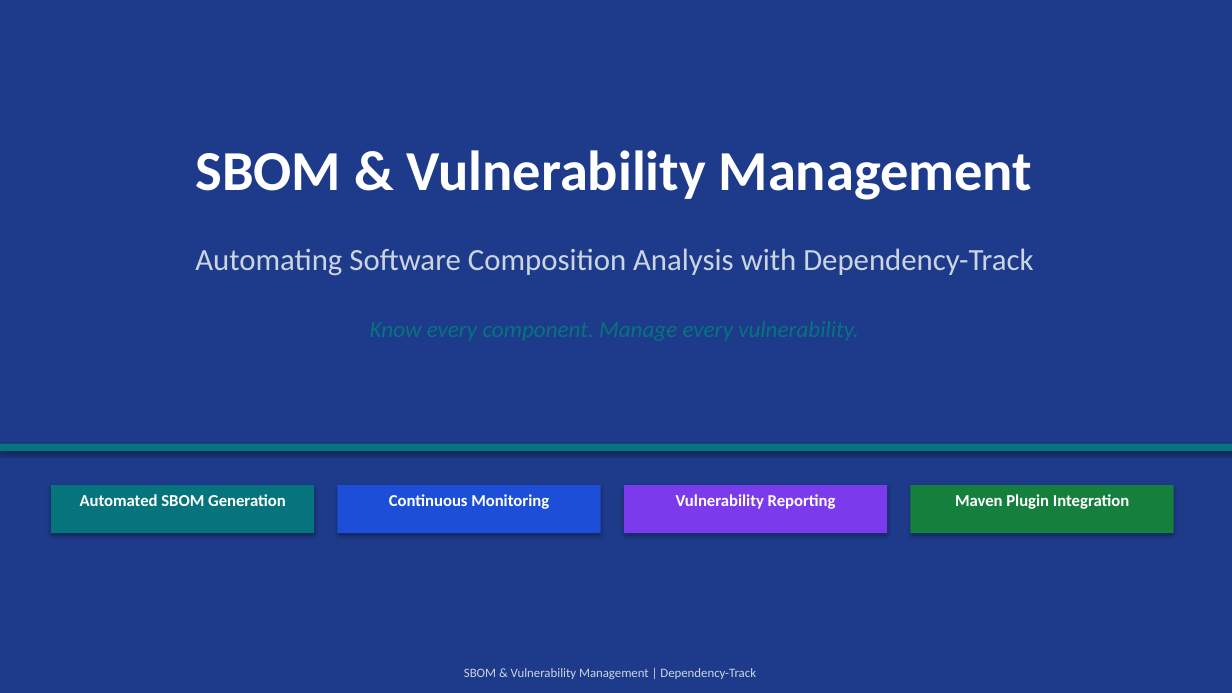
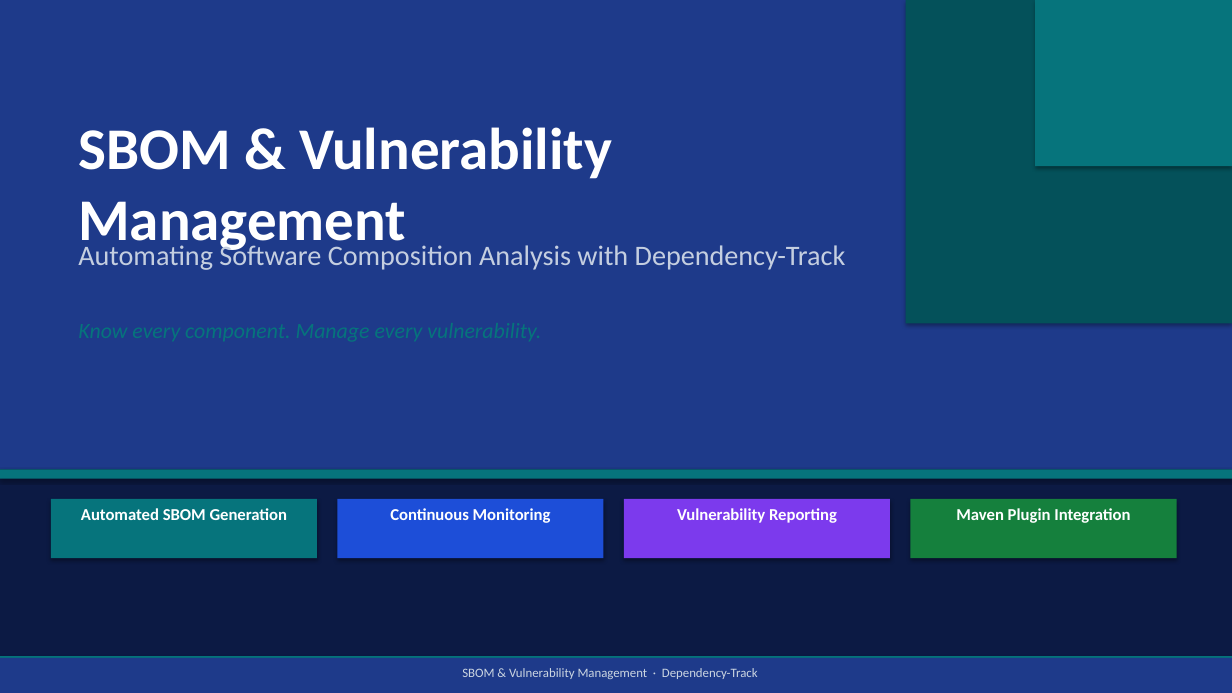
Before and after one commit to duncanlester/sbom-uploader, a slide deck: slide 1 of output/SBOM_DependencyTrack_Presentation.pptx. Drawn at 1232x693 pixels with LibreOffice and Linux fonts; fonts in the diff are those of the drawing. Boxes give left, top, right and bottom in pixels: in the first picture for what was removed or moved away, otherwise in the second. Text is boxed around its words. In the diff, an @@ line names an element or a change of style, - is before the commit and + after.

```diff
--- a/output/SBOM_DependencyTrack_Presentation.pptx
+++ b/output/SBOM_DependencyTrack_Presentation.pptx
@@ rectangle: place and size @@
-rectangle at <box>0,0,1232,693</box>
+rectangle at <box>0,0,1232,470</box>
@@ rectangle added at <box>0,0,1232,693</box>, fill #0C1A44 @@
@@ rectangle added at <box>906,0,1232,323</box>, fill #04515A @@
@@ rectangle added at <box>1035,0,1232,166</box>, fill #06747C @@
@@ text "SBOM & Vulnerability Management": place and size @@
-text "SBOM & Vulnerability Management" at <box>195,150,1033,200</box>
+text "SBOM & Vulnerability Management" at <box>78,127,612,254</box>
@@ text "SBOM & Vulnerability Management" at <box>78,127,612,254</box>: size 44 to 46 pt; alignment centre to left @@
@@ text "Automating Software Composition Analysis with ..." at <box>78,242,846,270</box>: size 24 to 22 pt, text colour #CBD5E1 to #C4CEE0; alignment centre to left @@
@@ rectangle: place and size @@
-rectangle at <box>0,444,1232,451</box>
+rectangle at <box>0,470,1232,479</box>
@@ text "Automated SBOM Generation": place and size @@
-text "Automated SBOM Generation" at <box>80,494,286,506</box>
+text "Automated SBOM Generation" at <box>81,508,288,520</box>
@@ rectangle: place and size @@
-rectangle at <box>51,485,314,533</box>
+rectangle at <box>51,499,317,558</box>
@@ text "Continuous Monitoring": place and size @@
-text "Continuous Monitoring" at <box>389,494,549,509</box>
+text "Continuous Monitoring" at <box>390,508,551,523</box>
@@ rectangle: place and size @@
-rectangle at <box>337,485,601,533</box>
+rectangle at <box>337,499,604,558</box>
@@ text "Vulnerability Reporting": place and size @@
-text "Vulnerability Reporting" at <box>676,494,836,509</box>
+text "Vulnerability Reporting" at <box>677,508,837,523</box>
@@ rectangle: place and size @@
-rectangle at <box>624,485,887,533</box>
+rectangle at <box>624,499,890,558</box>
@@ text "Maven Plugin Integration": place and size @@
-text "Maven Plugin Integration" at <box>955,494,1129,509</box>
+text "Maven Plugin Integration" at <box>956,508,1130,523</box>
@@ rectangle: place and size @@
-rectangle at <box>910,485,1174,533</box>
+rectangle at <box>910,499,1177,558</box>
@@ rectangle added at <box>0,656,1232,658</box>, fill #06747C @@
@@ text at <box>462,668,758,679</box>: text changed @@
-SBOM & Vulnerability Management | Dependency-Track
+SBOM & Vulnerability Management · Dependency-Track
```
Also in this commit, not shown: 16 other slides changed, 2 other files.
